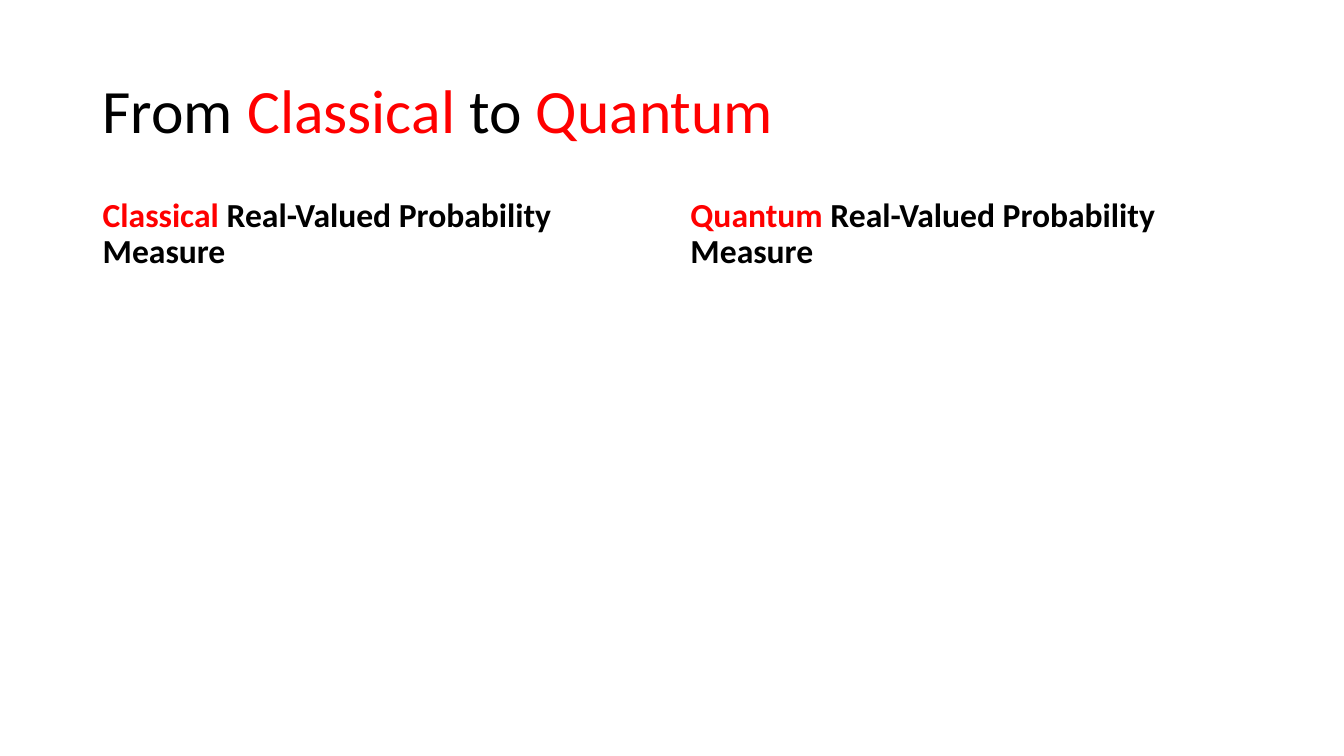
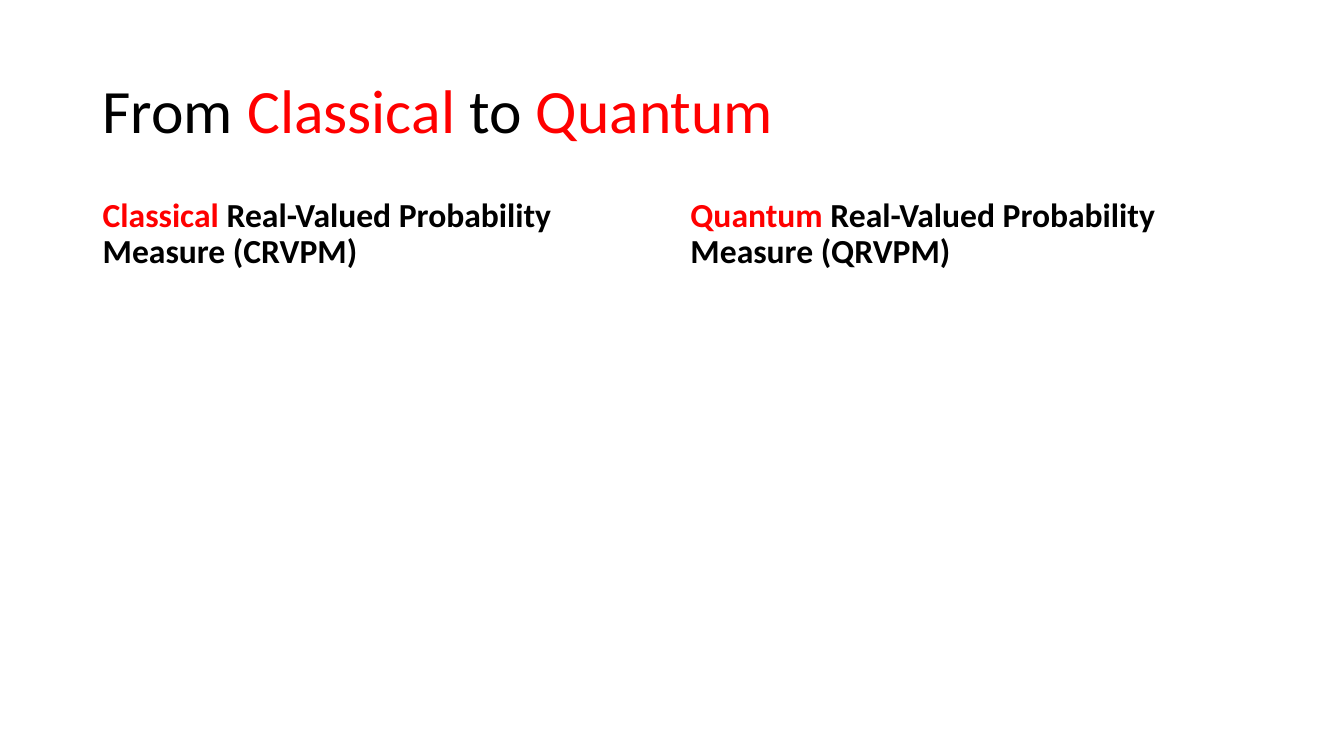
Before and after one commit to yuttai/Contextuality-and-Nonlocality-in-Discrete-Quantum-Theory, a slide deck: slide 6 of prop_letter.pptx. Drawn at 1344x756 pixels with LibreOffice and Linux fonts; fonts in the diff are those of the drawing; grey boxes stand for pictures. Boxes give left, top, right and bottom in pixels: in the first picture for what was removed or moved away, otherwise in the second. Text is boxed around its words. In the diff, an @@ line names an element or a change of style, - is before the commit and + after.

```diff
--- a/prop_letter.pptx
+++ b/prop_letter.pptx
@@ text at (x1=103, y1=203, x2=551, y2=268): text changed @@
-Classical Real-Valued Probability Measure
+Classical Real-Valued Probability Measure (CRVPM)
@@ text at (x1=690, y1=203, x2=1155, y2=268): text changed @@
-Quantum Real-Valued Probability Measure
+Quantum Real-Valued Probability Measure (QRVPM)
```
Also in this commit, not shown: 3 other slides changed, 2 slides added.
